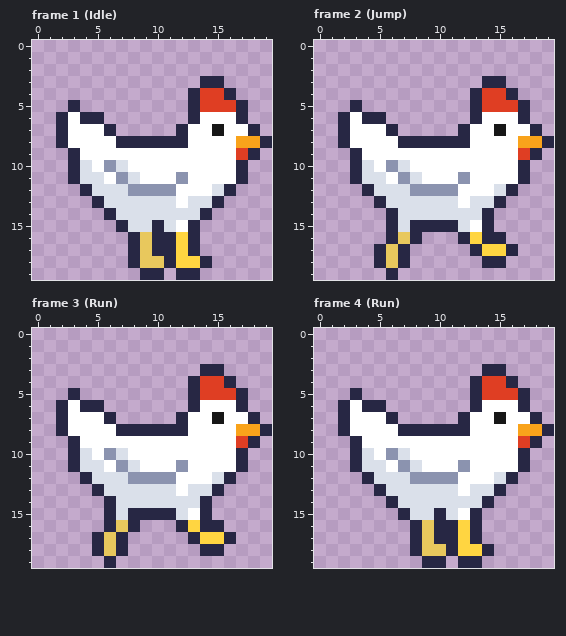
Two states of a pixel-art file, assets/sprites/chickens.aseprite. The picture above is the old version.
20x20 pixels, 8 frames. Colours within 5 levels of each other are drawn and written as one. Shown: frame 1 (Idle), frame 2 (Jump), frame 3 (Run), frame 4 (Run). The commit also changed other frames, which this record leaves out.
Once edited:
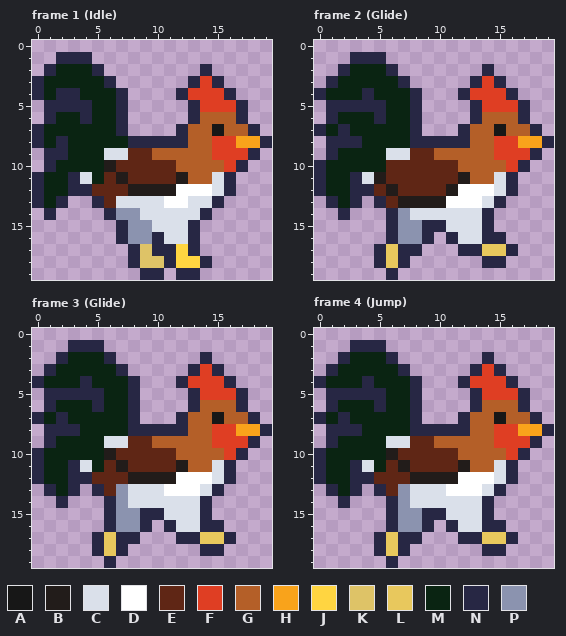
Palette (. is transparent): A #171717  B #221c1a  C #dae0ea  D #ffffff  E #5f2615  F #df3e23  G #b45f28  H #f9a31b  J #ffd541  K #dec367  L #e8c85d  M #0a2412  N #272744  P #8b93af
Change:
layer "imro" now shown
layer "base" now hidden
Changed rows in their new state; - is an unchanged pixel.
Frame 1 (Idle):
first column x 0:
 1 --NNN-------------
 2 -NMMMN--------N---
 3 NMMMMMN------NF---
 4 NMNNMMMN----NF----
 5 -NN-NMMN----------
 6 -NMM-MMN------GGG-
 7 NMMMMMMN-----GG-GG
 8 NM-MMMMM-----GGFF-
 9 -NNMMMCCEEGGGGGFF-
10 -NMMMMBEEEEEGGGGF-
11 NMM--MEBEEEEBGGCN.
12 NMMN-EEEBBBB------
13 NMN---E----D------
14 -N-----PP---------
15 --------PPC-C-----
16 -------NPP-CC-----
17 ---------K--------
18 ---------KK-------
Frame 2 (Glide):
first column x 0:
 1 ---NNN------------
 2 --NMMMN-------N---
 3 -NMMMMMN-----NF---
 4 NMMMNMMMN---NF----
 5 -NN-NNMMN---------
 6 -NMMM-MMN-----GGG-
 7 NM-MMMMMN----GG-GG
 8 -N-NMMMM-----GGFF-
 9 -NMMMMCCEEGGGGGFF-
10 NMMMMMEEEEEEGGGGF-
11 NMM--BEEEEEEBGGCN.
12 NMMN-EBEEEEB------
13 -NMN--EBBBBD-D----
14 --N----P----------
15 -------PP--C-C----
16 -------PPN-NCC----
17 --------N---N-LL--
Frame 3 (Glide):
first column x 0:
 1 ---NNN------------
 2 --NMMMN-------N---
 3 -NMMMMMN-----NF---
 4 NMMMNMMMN---NF----
 5 -NN-NNMMN---------
 6 -NMMM-MMN-----GGG-
 7 NM-MMMMMN----GG-GG
 8 -N-NMMMM-----GGFF-
 9 -NMMMMCCEEGGGGGFF-
10 NMMMMMBEEEEEGGGGF-
11 NMM--MEBEEEEBGGCN.
12 NMMN-EEEBBBB------
13 -NMN--EP---D-D----
14 --N----P----------
15 -------PP--C-C----
16 -------PPN-NCC----
17 --------N---N-LL--
Frame 4 (Jump):
first column x 0:
 1 ---NNN------------
 2 --NMMMN-------N---
 3 -NMMMMMN-----NF---
 4 NMMMNMMMN---NF----
 5 -NN-NNMMN---------
 6 -NMMM-MMN-----GGG-
 7 NM-MMMMMN----GG-GG
 8 -N-NMMMM-----GGFF-
 9 -NMMMMCCEEGGGGGFF-
10 NMMMMMBEEEEEGGGGF-
11 NMM--MEBEEEEBGGCN.
12 NMMN-EEEBBBB------
13 -NMN--EP---D-D----
14 --N----P----------
15 ------NPPN--CCN---
16 ------NPPN.-CCNN--
17 -----NLN-...N-LLN-
18 -----NLN......-N--
19 ------N--..-..----
Changed places in both pictures, as pixel boxes (x1, y1, x2, y2):
changed: (32, 52, 248, 268)
changed: (314, 52, 530, 256)
changed: (32, 340, 248, 544)
changed: (314, 340, 530, 568)
